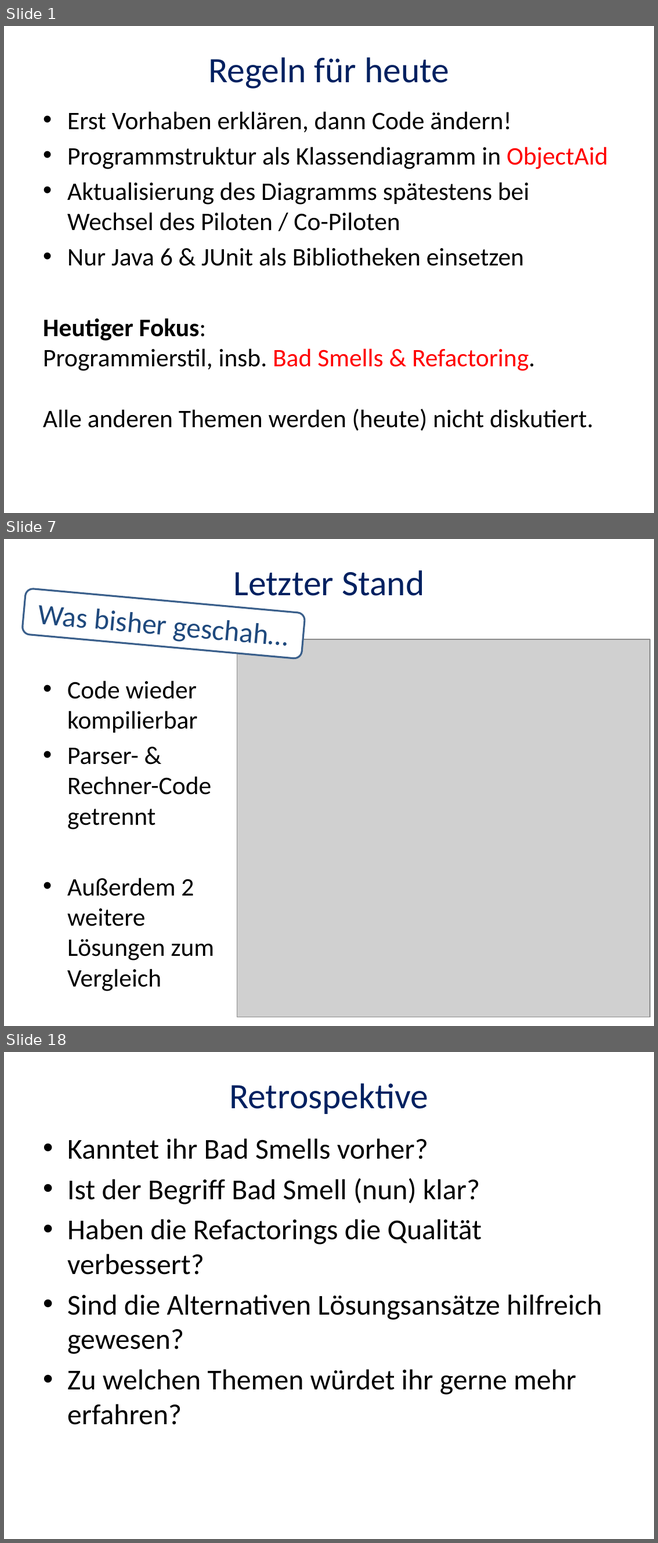
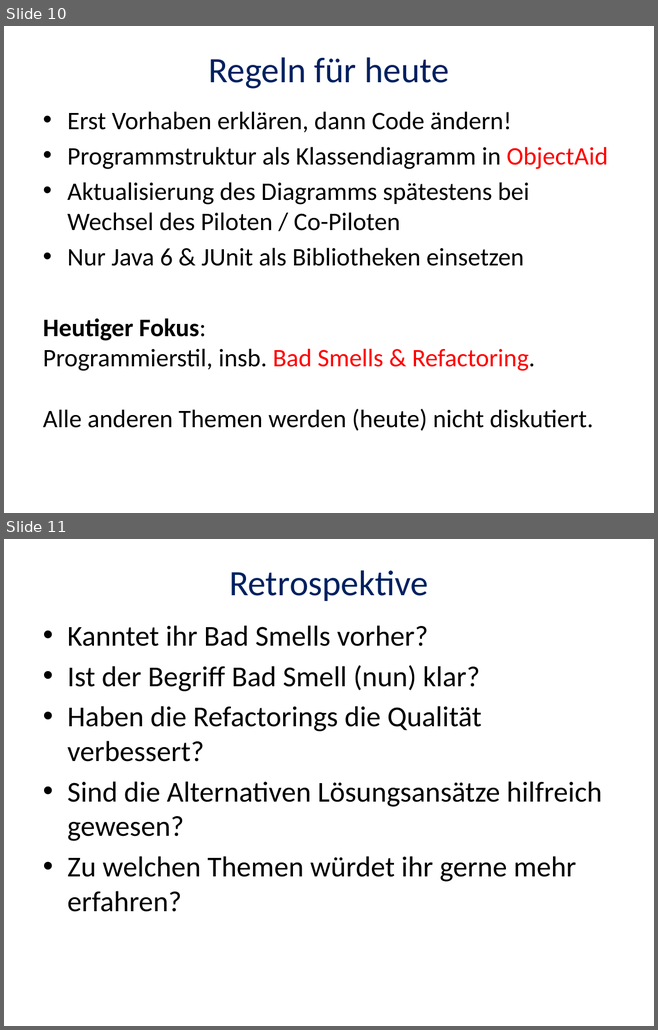
Before and after one commit to itbastian/CodingDojoDPA, a slide deck: Observer/Coding-Dojo-2015-05-06.pptx. Shown one above the other, each under a label of ours: slides 1, 7 and 18 before the commit, slides 10 and 11 after it; the slides between them are not shown. The pictures are 658x1543 and 658x1030 pixels, drawn with LibreOffice and Linux fonts; fonts in the diff are those of the drawing; grey boxes stand for pictures. Boxes give left, top, right and bottom in pixels: in the first picture for what was removed or moved away, otherwise in the second. Text is boxed around its words. In the diff, an @@ line names an element or a change of style, - is before the commit and + after.

```diff
--- a/Observer/Coding-Dojo-2015-05-06.pptx
+++ b/Observer/Coding-Dojo-2015-05-06.pptx
@@ slide 7 removed at (4, 539, 654, 1026), background #FFFFFF @@
@@ title removed at (233, 570, 424, 596) @@
-Letzter Stand
@@ rounded rectangle removed at (22, 588, 305, 659) @@
-Was bisher geschah…
@@ picture removed at (237, 640, 650, 1017) @@
@@ text removed at (67, 681, 215, 961) @@
-• Code wieder kompilierbar
-• Parser- &
-  Rechner-Code getrennt
-• Außerdem 2 weitere Lösungen zum Vergleich
@@ what was slide 1 is now slide 10 @@
@@ what was slide 18 is now slide 11 @@
```
Also in this commit, not shown: 1 slide changed, 8 slides added, 14 other slides removed, 2 other files.
